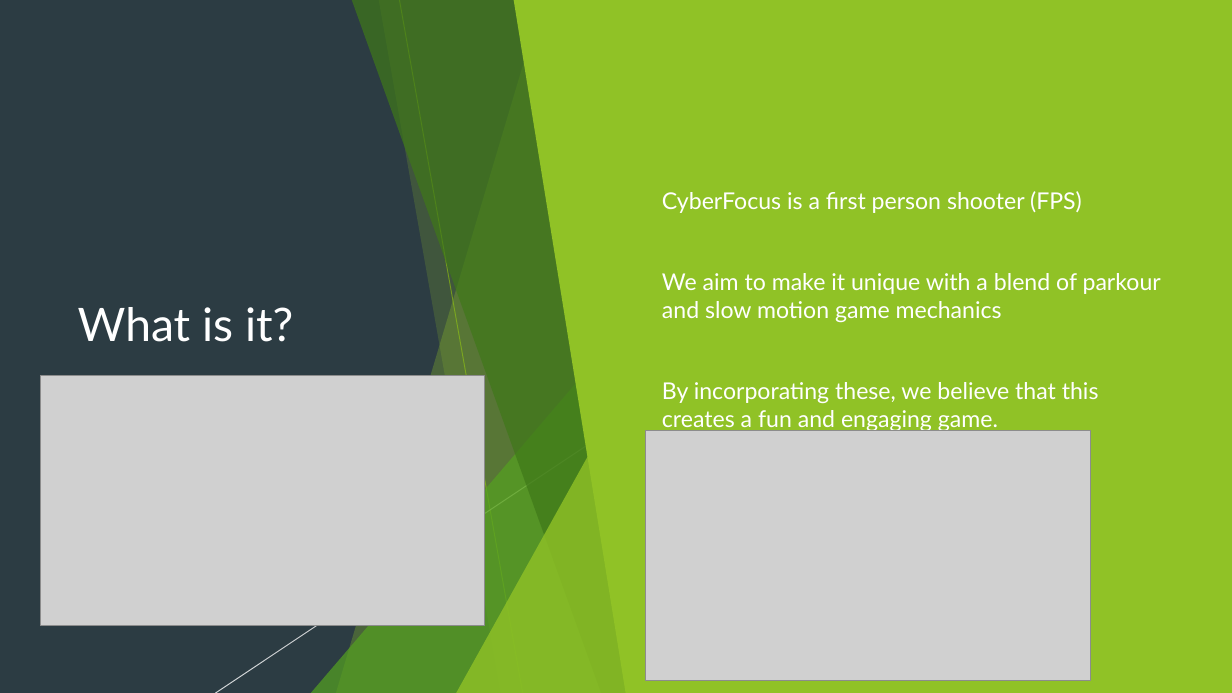
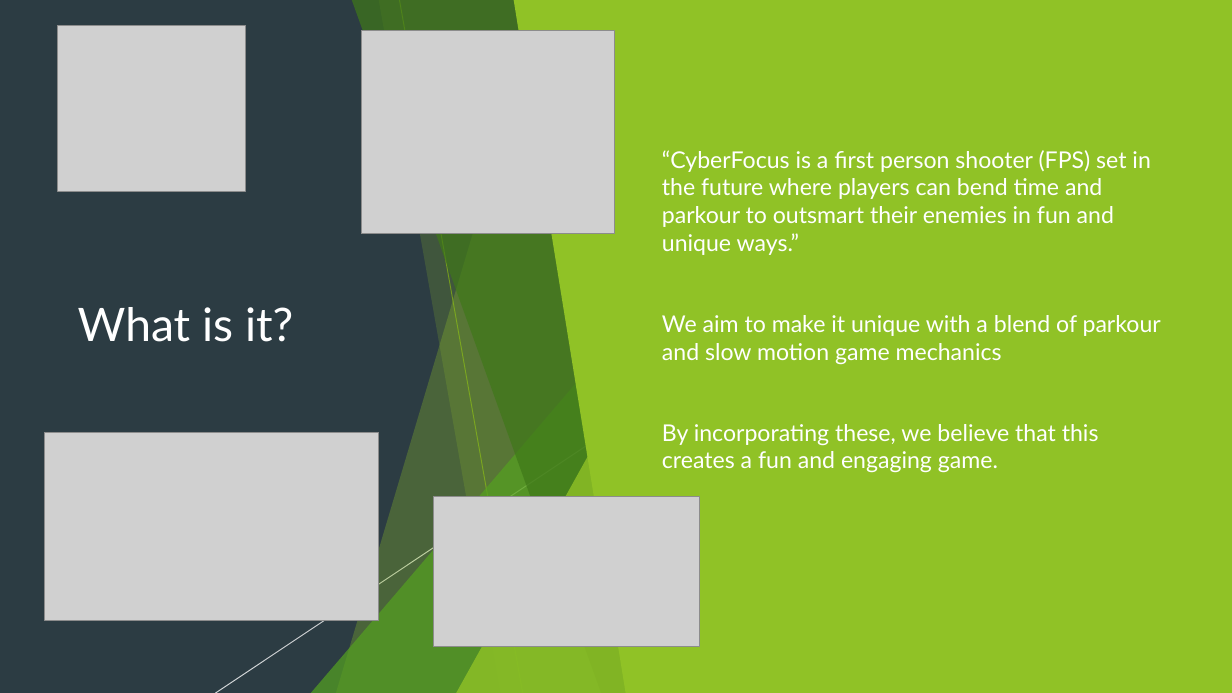
Before and after one commit to Pilokio/Tranzfuser, a slide deck: slide 2 of Virtual Pitch Presentation/Pitch.pptx. Drawn at 1232x693 pixels with LibreOffice and Linux fonts; fonts in the diff are those of the drawing; grey boxes stand for pictures. Boxes give left, top, right and bottom in pixels: in the first picture for what was removed or moved away, otherwise in the second. Text is boxed around its words. In the diff, an @@ line names an element or a change of style, - is before the commit and + after.

```diff
--- a/Virtual Pitch Presentation/Pitch.pptx
+++ b/Virtual Pitch Presentation/Pitch.pptx
@@ picture added at (57,26,246,191) @@
@@ picture added at (361,30,615,234) @@
@@ text at (662,150,1150,255): text changed @@
-▶ CyberFocus is a first person shooter (FPS)
+▶ “CyberFocus is a first person shooter (FPS) set in the future where players can bend time and parkour to outsmart their enemies in fun and unique ways.”
@@ picture: place and size @@
-picture at (40,375,484,625)
+picture at (44,433,379,620)
@@ picture: place and size @@
-picture at (646,431,1091,680)
+picture at (433,496,700,646)
```
Also in this commit, not shown: 2 other slides changed.
